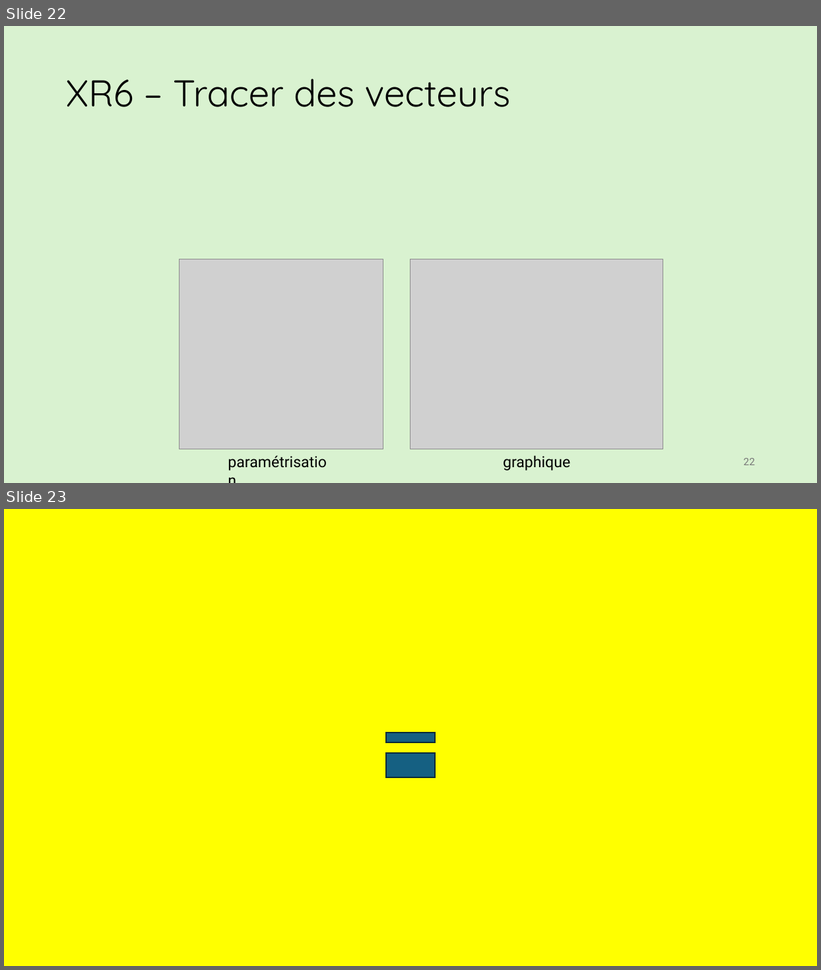
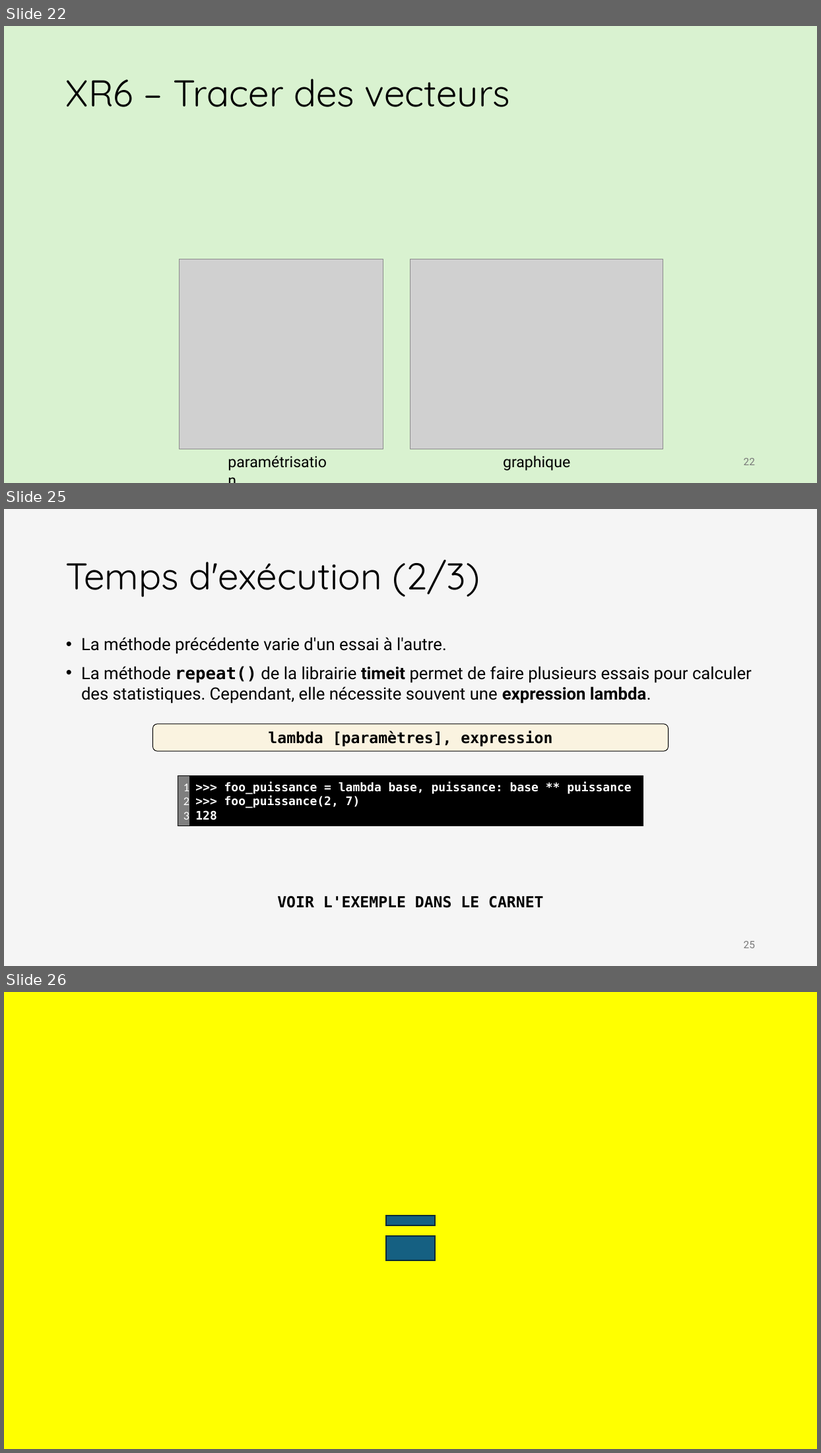
Before and after one commit to iannickgagnon/sagedays_iannick_2026, a slide deck: python_2/presentation_python_2.pptx. Shown one above the other, each under a label of ours: slides 22 and 23 before the commit, slides 22, 25 and 26 after it; the slides between them are not shown. The pictures are 821x970 and 821x1453 pixels, drawn with LibreOffice and Linux fonts; fonts in the diff are those of the drawing; grey boxes stand for pictures. Boxes give left, top, right and bottom in pixels: in the first picture for what was removed or moved away, otherwise in the second. Text is boxed around its words. In the diff, an @@ line names an element or a change of style, - is before the commit and + after.

```diff
--- a/python_2/presentation_python_2.pptx
+++ b/python_2/presentation_python_2.pptx
@@ slide 25 added at (4, 509, 817, 966), background #F5F5F5 @@
@@ title added at (66, 560, 480, 597), 44 pt, text #000000 @@
+Temps d'exécution (2/3)
@@ text added at (81, 637, 752, 704), 20 pt, text #000000 @@
+• La méthode précédente varie d'un essai à l'autre.
+• La méthode repeat() de la librairie timeit permet de faire plusieurs essais pour calculer des statistiques. Cependant, elle nécessite souvent une expression lambda.
@@ rounded rectangle added at (153, 724, 668, 752), fill #FFF2CC at 50% opacity, outline #000000 0.75 pt, 18 pt, text #000000, bold @@
+lambda [paramètres], expression
@@ rectangle added at (178, 776, 189, 827), fill #7F7F7F, outline #000000 1 pt, 14 pt, text #FFFFFF @@
+1
+2
+3
@@ rectangle added at (189, 776, 644, 827), fill #000000, outline #000000 1 pt, 14 pt, text #FFFFFF, bold @@
+>>> foo_puissance = lambda base, puissance: base ** puissance
+>>> foo_puissance(2, 7)
+128
@@ text added at (277, 896, 543, 908), 18 pt, text #000000, bold @@
+VOIR L'EXEMPLE DANS LE CARNET
@@ page number added at (744, 941, 755, 949), 12 pt, text #797979 @@
+25
@@ what was slide 23 is now slide 26 @@
```
Also in this commit, not shown: 2 other slides added.
